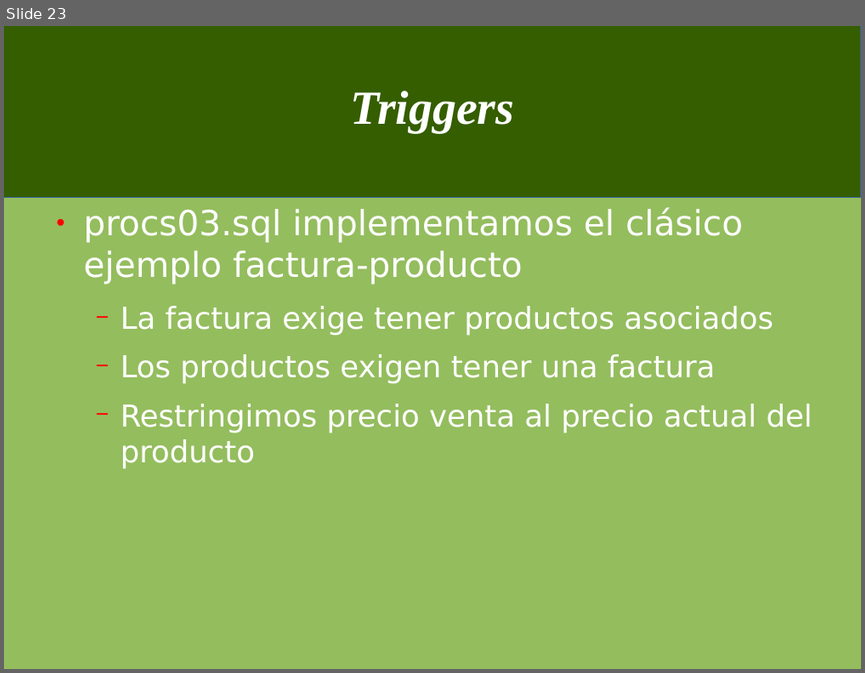
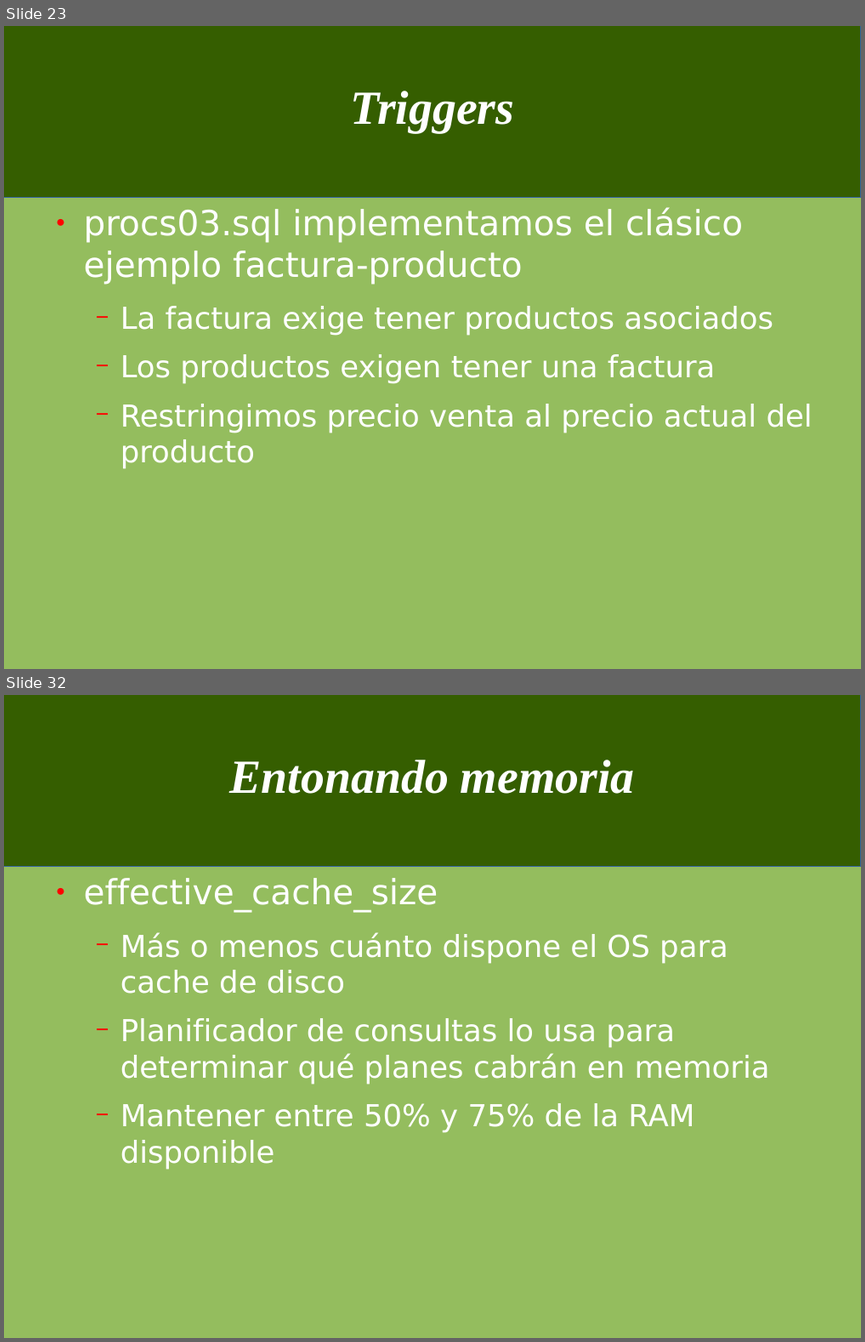
Before and after one commit to jorgeu/curso-postgresql, a slide deck: cursopostgres.odp. Shown one above the other, each under a label of ours: slide 23 before the commit, slides 23 and 32 after it; the slides between them are not shown. The pictures are 865x673 and 865x1342 pixels, drawn with LibreOffice and Linux fonts; fonts in the diff are those of the drawing. Boxes give left, top, right and bottom in pixels: in the first picture for what was removed or moved away, otherwise in the second. Text is boxed around its words. In the diff, an @@ line names an element or a change of style, - is before the commit and + after.

```diff
--- a/cursopostgres.odp
+++ b/cursopostgres.odp
@@ slide 32 added at [4, 695, 861, 1338], background #94BD5E; not listed: 1 template element that a slide beside it also shows @@
@@ title added at [229, 760, 635, 794], 44 pt, text #FFFFFF, bold, italic @@
+Entonando memoria
@@ text added at [84, 878, 770, 1168], 28 pt, text #FFFFFF @@
+● effective_cache_size
+  − Más o menos cuánto dispone el OS para cache de disco
+  − Planificador de consultas lo usa para determinar qué planes cabrán en memoria
+  − Mantener entre 50% y 75% de la RAM disponible
```
Also in this commit, not shown: 1 slide changed, 19 other slides added, 1 other file.
